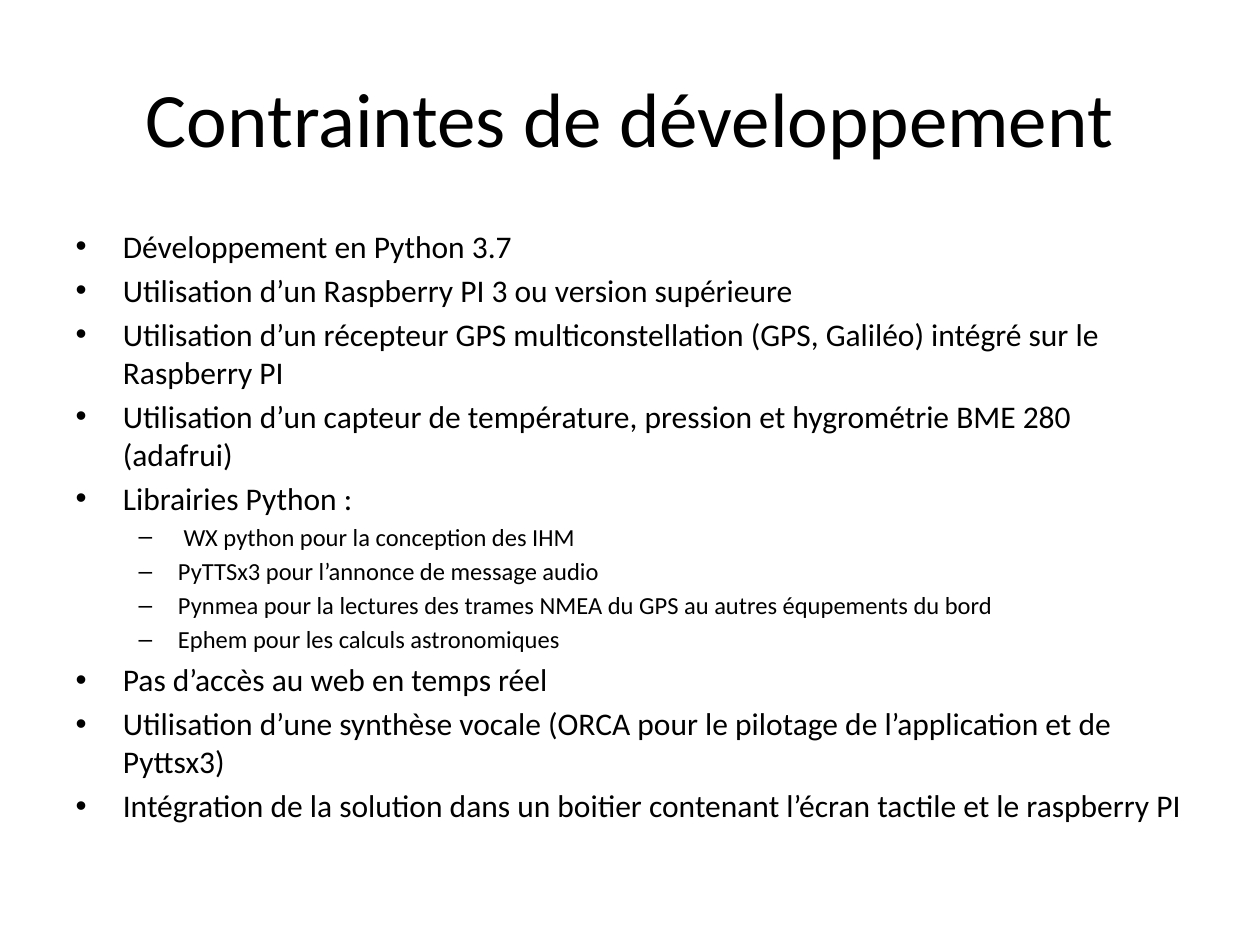
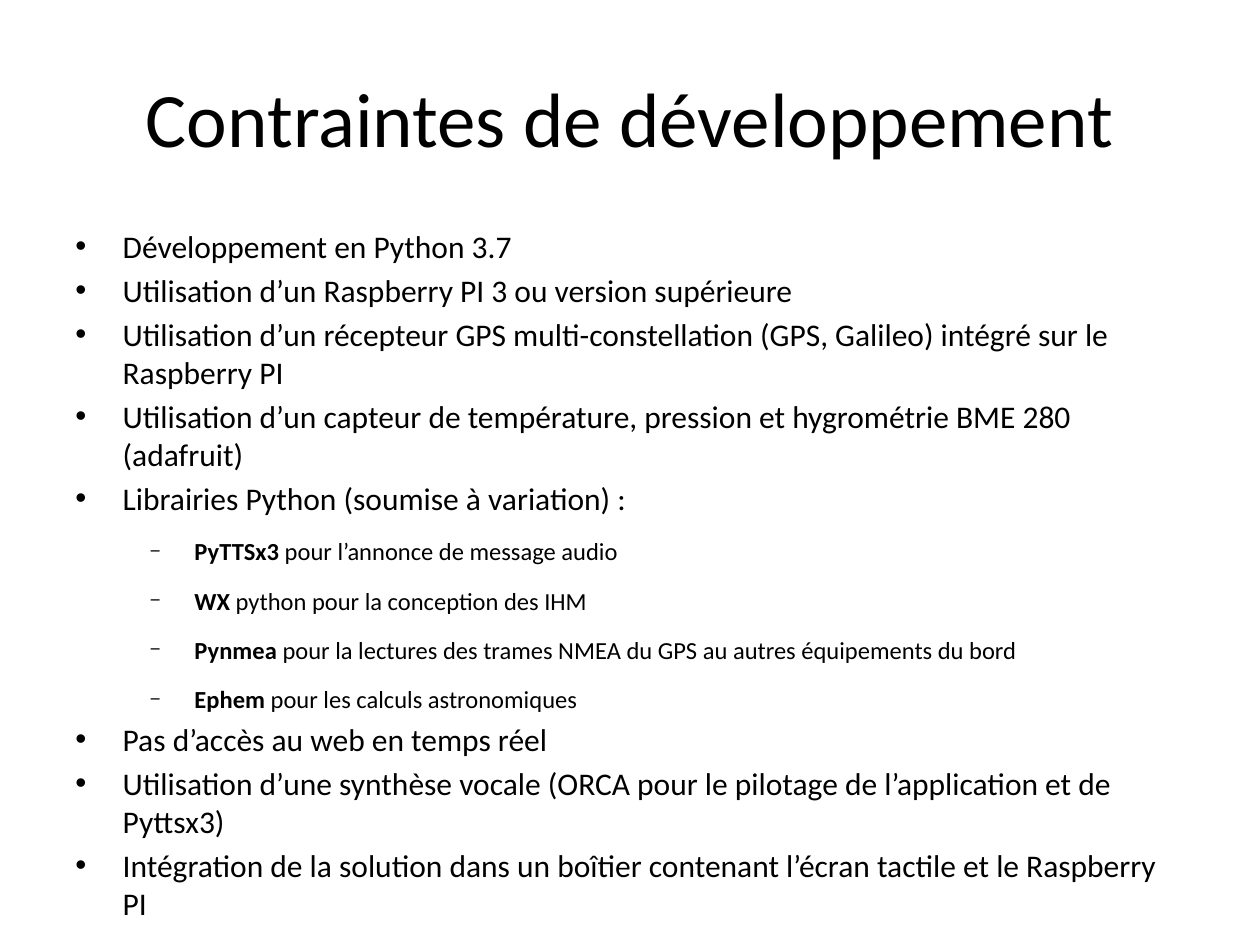
Before and after one commit to ADX-S17/BlindSailor, a slide deck: slide 3 of BlindSailor_Specification.pptx (slide 2 before the commit). Drawn at 1260x945 pixels with LibreOffice and Linux fonts; fonts in the diff are those of the drawing. Boxes give left, top, right and bottom in pixels: in the first picture for what was removed or moved away, otherwise in the second. Text is boxed around its words. In the diff, an @@ line names an element or a change of style, - is before the commit and + after.

```diff
--- a/BlindSailor_Specification.pptx
+++ b/BlindSailor_Specification.pptx
@@ text at (x1=123, y1=236, x2=1110, y2=838): bold on in "WX", "Ephem"; indent changed; bullet – to −; more space between paragraphs @@
@@ text at (x1=123, y1=323, x2=1108, y2=565): text changed @@
-• Utilisation d’un récepteur GPS multiconstellation (GPS, Galiléo) intégré sur le Raspberry PI
-• Utilisation d’un capteur de température, pression et hygrométrie BME 280 (adafrui)
-• Librairies Python :
+• Utilisation d’un récepteur GPS multi-constellation (GPS, Galileo) intégré sur le Raspberry PI
+• Utilisation d’un capteur de température, pression et hygrométrie BME 280 (adafruit)
+• Librairies Python (soumise à variation) :
+  − PyTTSx3 pour l’annonce de message audio
@@ text at (x1=194, y1=642, x2=1016, y2=663): text changed @@
-  – PyTTSx3 pour l’annonce de message audio
-  – Pynmea pour la lectures des trames NMEA du GPS au autres équpements du bord
+  − Pynmea pour la lectures des trames NMEA du GPS au autres équipements du bord
@@ text at (x1=123, y1=855, x2=1155, y2=915): text changed @@
-• Intégration de la solution dans un boitier contenant l’écran tactile et le raspberry PI
+• Intégration de la solution dans un boîtier contenant l’écran tactile et le Raspberry PI
```
Also in this commit, not shown: 14 other slides changed, 1 slide added.
